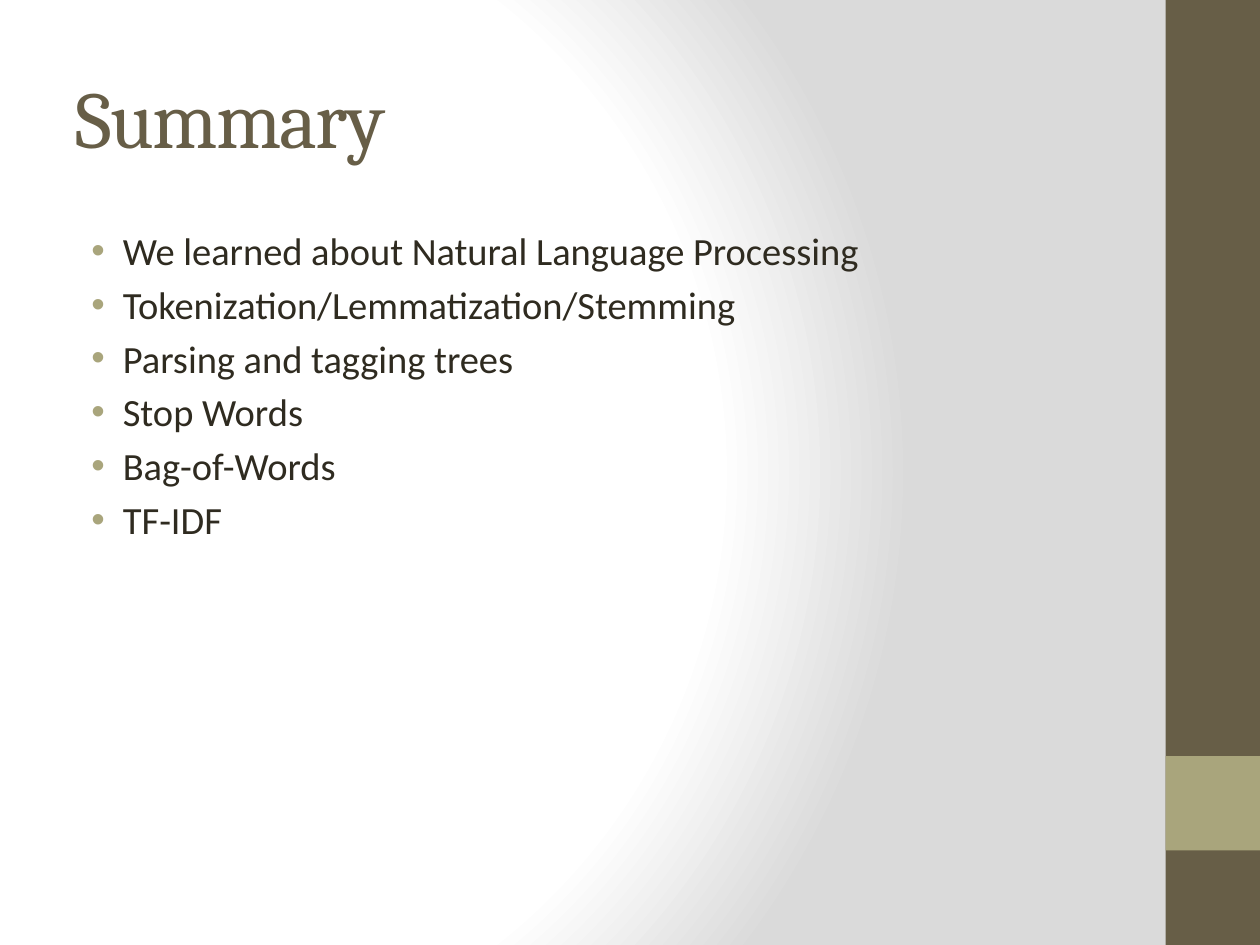
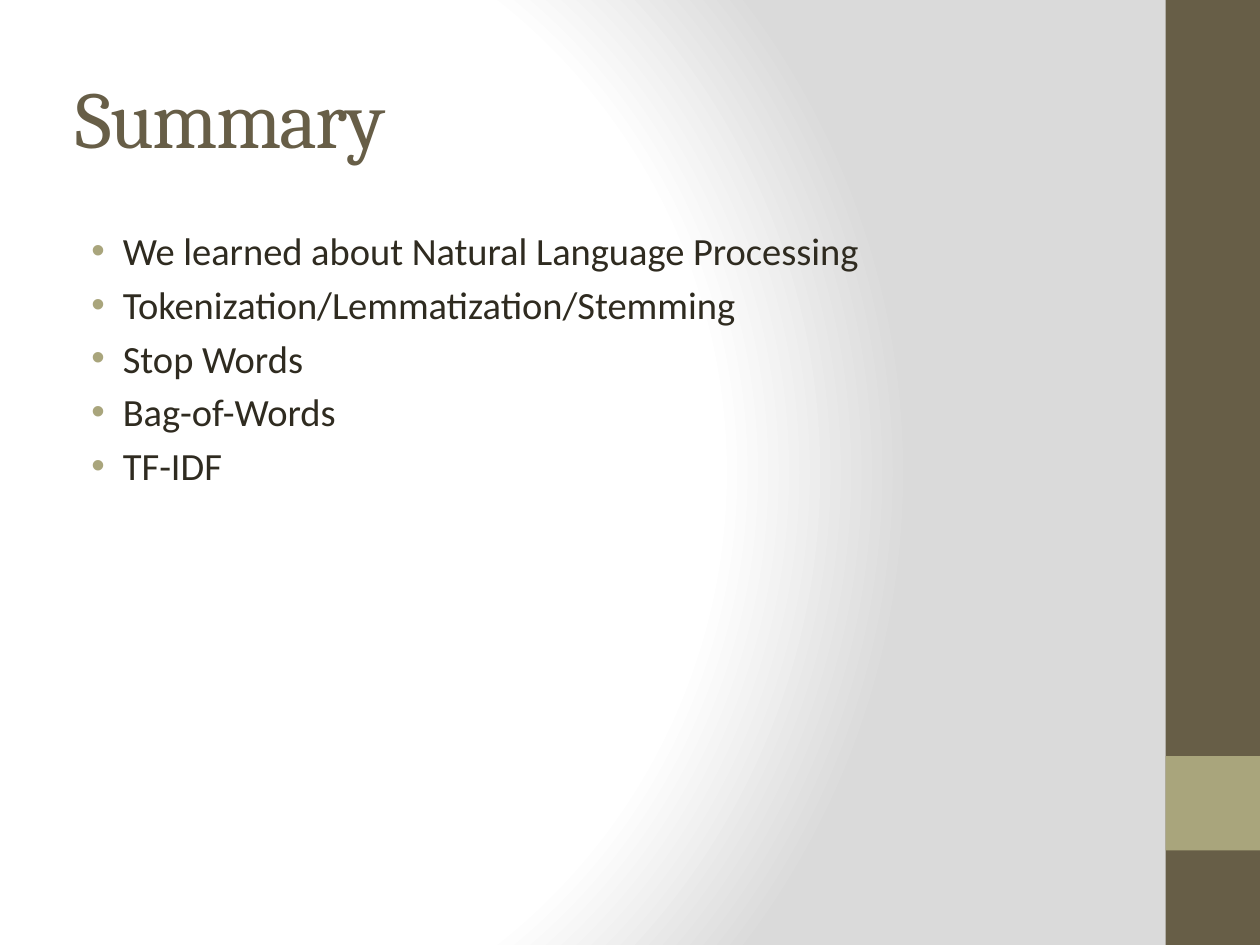
Before and after one commit to prymnumber/DS-SF-24, a slide deck: slide 19 of Lecture Notes-Slides/Lecture 13 - NLP.pptx. Drawn at 1260x945 pixels with LibreOffice and Linux fonts; fonts in the diff are those of the drawing. Boxes give left, top, right and bottom in pixels: in the first picture for what was removed or moved away, otherwise in the second. Text is boxed around its words. In the diff, an @@ line names an element or a change of style, - is before the commit and + after.

```diff
--- a/Lecture Notes-Slides/Lecture 13 - NLP.pptx
+++ b/Lecture Notes-Slides/Lecture 13 - NLP.pptx
@@ text at box(123, 346, 513, 380): paragraph removed @@
-• Parsing and tagging trees
```
Also in this commit, not shown: 1 other slide changed, 1 other file.
